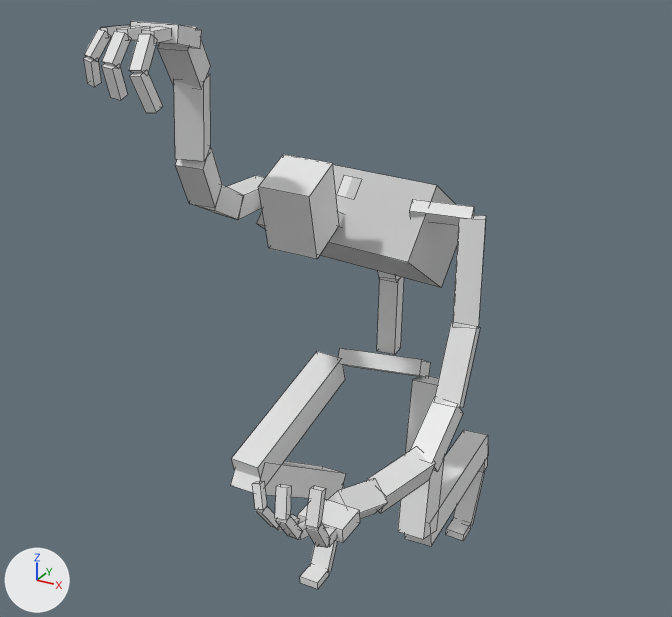
Two versions of the FBX model Assets/animations/enemy/enemy@shieldBash.FBX, one commit apart.
Before and after are seen from a 50 mm camera at (1.49, -3.17, 2.8) aimed at (-0.08, -0.31, 1.37). The axes (+X, +Y, +Z) are drawn at lower left. The lights are the same throughout. Mesh edges are drawn as thin lines. Where no turn or scale is listed for an object, it has been applied to the vertices.

Names of what the first picture shows: 'enemyHead', 'enemyLArm1', 'enemyLArm2', 'enemyLArm3', 'enemyLArm4', 'enemyLArm5', 'enemyLArmPalm', 'enemyLLeg1', 'enemyLLeg2', 'enemyRArm4', 'enemyRLeg1', 'enemyRLeg2', 'enemyRibcage', 'enemySpine1'.
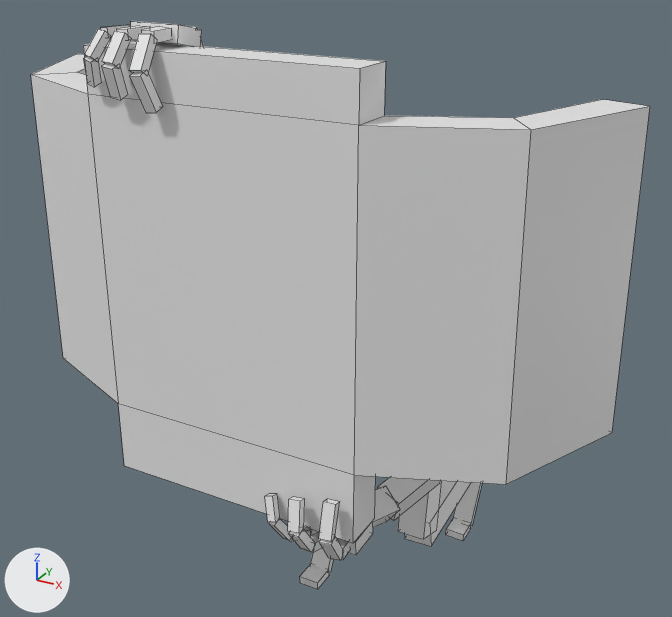
Patch to the scene script:
```diff
--- a/Assets/animations/enemy/enemy@shieldBash.FBX.py
+++ b/Assets/animations/enemy/enemy@shieldBash.FBX.py
@@ me_mesh_050 @@
+me_mesh_050.from_pydata(...)  # 32 vertices, 30 faces; spans x -1.03..1.04, y -1.16..-0.53, z 1.04..2.43
@@ ob_enemylarm1 @@
 ob_enemylarm1.location = (0.217, 0.0, 0.0)
-ob_enemylarm1.rotation_euler = (-1.739, 0.827, 1.479)  # degrees (-100, 47, 85)
+ob_enemylarm1.rotation_euler = (-1.806, 0.842, 1.449)  # degrees (-103, 48, 83)
@@ ob_enemylarm2 @@
 ob_enemylarm2.location = (0.387, 0.0, 0.0)
-ob_enemylarm2.rotation_euler = (0.135, -0.142, 0.273)  # degrees (7.7, -8.1, 16)
+ob_enemylarm2.rotation_euler = (0.119, -0.0978, 0.293)  # degrees (6.8, -5.6, 17)
@@ ob_enemylarmpalm @@
 ob_enemylarmpalm.location = (0.164, 0.0, 0.0)
-ob_enemylarmpalm.rotation_euler = (-2.44, 0.384, 0.0755)  # degrees (-140, 22, 4.3)
+ob_enemylarmpalm.rotation_euler = (-2.477, 0.339, 0.0679)  # degrees (-142, 19, 3.9)
@@ ob_enemylarm5 @@
 ob_enemylarm5.location = (0.25, 0.0, -0.0000128)
-ob_enemylarm5.rotation_euler = (-0.341, -0.133, 0.178)  # degrees (-20, -7.6, 10)
+ob_enemylarm5.rotation_euler = (-0.336, -0.129, 0.173)  # degrees (-19, -7.4, 10)
@@ ob_enemylarm3 @@
 ob_enemylarm3.location = (0.293, 0.0, 0.0)
-ob_enemylarm3.rotation_euler = (0.152, -0.14, 0.353)  # degrees (8.7, -8, 20)
+ob_enemylarm3.rotation_euler = (0.163, -0.201, 0.303)  # degrees (9.3, -12, 17)
@@ ob_enemylarm4 @@
 ob_enemylarm4.location = (0.231, 0.0000101, 0.0)
-ob_enemylarm4.rotation_euler = (-0.269, -0.23, 0.651)  # degrees (-15, -13, 37)
+ob_enemylarm4.rotation_euler = (-0.251, -0.223, 0.629)  # degrees (-14, -13, 36)
@@ ob_enemyshield @@
+ob_enemyshield = bpy.data.objects.new('enemyShield', me_mesh_050)
+ob_enemyshield.location = (0.0, 0.0, 0.0)
```

Where the change shows, as pixel boxes [x1, y1, x2, y2] in the pictures (672 x 617 px):
'enemyShield', added
    after: [31, 41, 650, 543]
'enemyLArm1', turned (not visible afterwards)
    before: [452, 215, 486, 328]
'enemyLArm4', turned
    before: [367, 448, 436, 514]
    after: [378, 477, 441, 521]
'enemyLArm2', turned (not visible afterwards)
    before: [434, 321, 480, 408]
'enemyLArm3', turned (not visible afterwards)
    before: [410, 396, 463, 471]
'enemyLArm5', turned
    before: [328, 478, 388, 519]
    after: [372, 486, 400, 528]
'enemyLArmPalm', turned
    before: [297, 499, 360, 544]
    after: [310, 522, 373, 555]
'enemyLArmDigit13', turned
    before: [306, 486, 326, 528]
    after: [319, 499, 340, 542]
'enemyLArmDigit23', turned
    before: [275, 484, 292, 520]
    after: [288, 497, 305, 533]
'enemyLArmDigit33', turned
    before: [252, 482, 268, 510]
    after: [265, 494, 280, 523]
'enemyLArmDigit12', turned
    before: [306, 522, 330, 548]
    after: [319, 536, 344, 561]
'enemyLArmDigit22', turned
    before: [276, 515, 302, 540]
    after: [288, 528, 315, 552]
'enemyLArmDigit32', turned
    before: [256, 506, 279, 529]
    after: [269, 518, 292, 541]
'enemyLArmDigit21', turned
    before: [298, 521, 310, 540]
    after: [310, 532, 322, 553]
'enemyLArmDigit11', turned
    before: [317, 528, 337, 548]
    after: [332, 539, 350, 560]
'enemyLArmDigit31', turned
    before: [277, 515, 299, 530]
    after: [290, 527, 312, 542]
'enemyRibcage', unchanged, covered by the edit
    before: [256, 165, 458, 287]
'enemyHead', unchanged, covered by the edit
    before: [258, 154, 339, 259]
'enemyRLeg1', unchanged, covered by the edit
    before: [231, 351, 345, 478]
'enemyLLeg2', unchanged, covered by the edit
    before: [404, 430, 488, 546]
    after: [404, 481, 472, 546]
